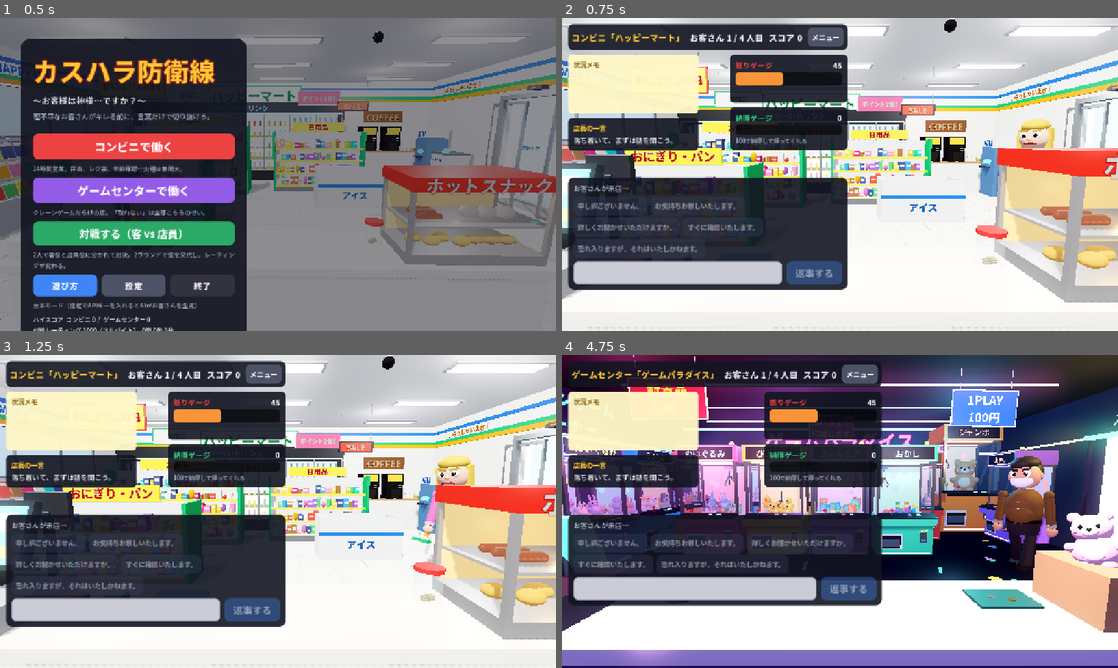
Above: before the commit, frames 1-4 (two rows, left to right).
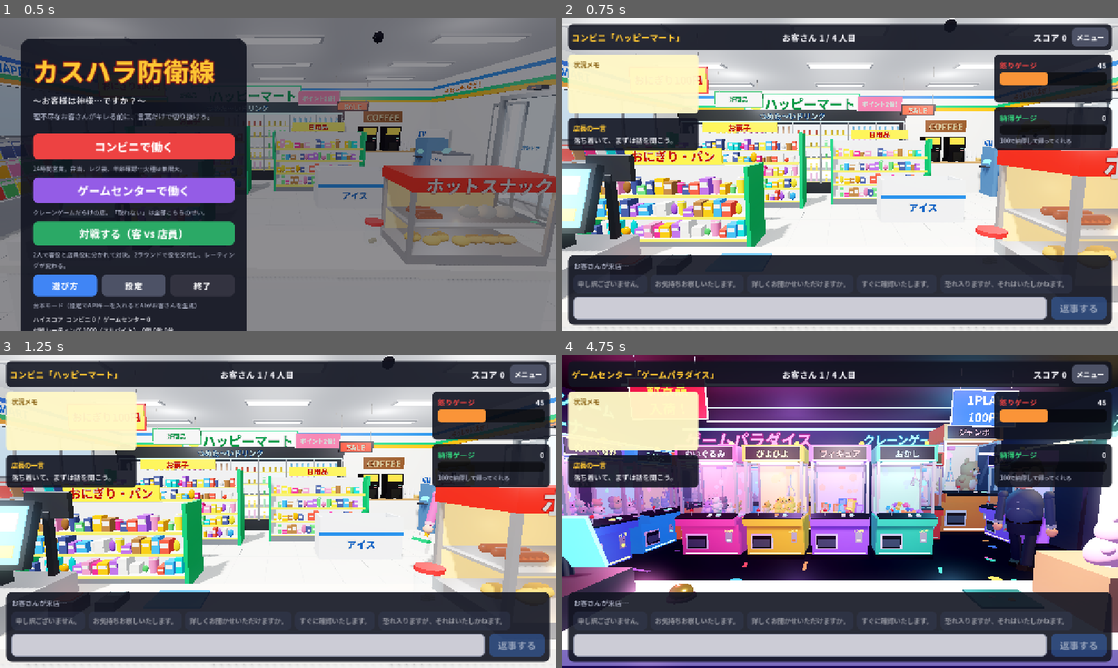
Above: after the commit, the same moments.

Repository: chirk2926/cus-hara
Game: Godot game, scene res://scenes/main.tscn
The game is run twice, just before and just after one commit, with the same random seed, the same clock (stepped at 60 frames per second) and the same inputs.
Inputs:
- Up to frame 1 (0.5 s): no input
- Up to frame 2 (0.75 s): click "コンビニで働く" at 0.5 s
- Up to frame 3 (1.25 s): no input
- Up to frame 4 (4.75 s): click "メニュー" at 1.25 s; click "つづける" at 2 s; click "メニュー" at 2.75 s; click "タイトルへ戻る" at 3.5 s; click "ゲームセンターで働く" at 4.25 s

Frame 1 is identical in both runs. In frame 2, 49% of the frame differs, in the area x 1-99%, y 1-99%; in frame 3, 49%; in frame 4, 56%, in the area x 0-100%, y 1-99%.

Commit message:
HUDが画面幅に広がらない不具合を修正、吹き出しを顔の下へ移動、ゲームセンターの看板配置と金属の質感を調整 [shots]
Co-Authored-By: Claude Fable 5.2 <noreply@anthropic.com>
Claude-Session: https://claude.ai/code/session_01JYwB7s6GDQVgQByaD9m4SW

Diff:
--- a/scripts/arcade_stage.gd
+++ b/scripts/arcade_stage.gd
@@ -223,7 +223,10 @@
 	_box(self, Vector3(0.03, 0.05, 3.2), Vector3(4.98, 2.35, -5.35), _mat(Color(1.0, 0.82, 0.25), 3.0))
 
 	# 奥の壁の大看板
-	_text(self, "ゲームパラダイス", Vector3(0.0, 2.76, -6.96), 200, 0.003, Color(1.0, 0.45, 0.78), Color(0.35, 0.0, 0.25))
+	# 大看板はお客さんの頭に隠れないよう、中央を避けて左右に分ける
+	_text(self, "ゲームパラダイス", Vector3(-2.9, 2.8, -6.96), 170, 0.003, Color(1.0, 0.45, 0.78), Color(0.35, 0.0, 0.25))
+	_text(self, "クレーンゲーム", Vector3(2.0, 2.8, -6.96), 120, 0.003, Color(0.45, 0.9, 1.0), Color(0.0, 0.2, 0.35))
+	_poster("取れるまで\n応援します", Vector3(-4.97, 1.5, -6.2), 90.0, Color(0.75, 0.2, 0.6), Color(1.0, 1.0, 1.0))
 	var zone: Label3D = _text(self, "クレーンゲーム\nコーナー", Vector3(-4.96, 2.78, -3.2), 120, 0.0026, Color(0.45, 0.9, 1.0), Color(0.0, 0.2, 0.35))
 	zone.rotation_degrees = Vector3(0.0, 90.0, 0.0)
 
@@ -236,7 +239,6 @@
 	# 天井から吊るしたPOP
 	_hanging_pop("新景品\n入荷！", Vector3(-2.3, 2.62, -1.9), Color(1.0, 0.82, 0.25), Color(0.75, 0.1, 0.2))
 	_hanging_pop("1PLAY\n100円", Vector3(2.2, 2.62, -2.4), Color(1.0, 1.0, 1.0), Color(0.15, 0.35, 0.9))
-	_hanging_pop("取れるまで\n応援します", Vector3(-0.2, 2.7, -4.4), Color(1.0, 1.0, 1.0), Color(0.75, 0.2, 0.6))
 
 	# 貼り紙
 	_poster("夜間の年少者の\n入場について", Vector3(4.97, 1.55, -1.4), -90.0, Color(0.95, 0.95, 0.9), Color(0.75, 0.1, 0.1))
@@ -326,7 +328,8 @@
 	var body: StandardMaterial3D = _mat(col, 0.0, 0.45)
 	var dark: StandardMaterial3D = _mat(Color(0.08, 0.08, 0.12), 0.0, 0.5)
 	var white: StandardMaterial3D = _mat(Color(0.95, 0.95, 0.97), 0.0, 0.4)
-	var chrome: StandardMaterial3D = _mat(Color(0.85, 0.87, 0.9), 0.0, 0.18, 0.9)
+	# 金属部品。映り込む物が少ない暗い店内でも銀色に見えるよう、金属度は控えめにする
+	var chrome: StandardMaterial3D = _mat(Color(0.88, 0.9, 0.94), 0.12, 0.3, 0.45)
 	var neon: StandardMaterial3D = _mat(accent, 2.6)
 	var blink: StandardMaterial3D = _new_mat(accent, 2.0)
 	_blink_mats.append({"mat": blink, "phase": _rng.randf_range(0.0, 6.28), "speed": _rng.randf_range(2.0, 5.0)})
--- a/scripts/hud.gd
+++ b/scripts/hud.gd
@@ -51,7 +51,7 @@
 
 
 func _ready() -> void:
-	set_anchors_preset(Control.PRESET_FULL_RECT)
+	set_anchors_and_offsets_preset(Control.PRESET_FULL_RECT)
 	mouse_filter = Control.MOUSE_FILTER_IGNORE
 	_build()
 	set_quick_phrases(DEFAULT_PHRASES)
@@ -60,7 +60,7 @@
 
 func _build() -> void:
 	var margin: MarginContainer = MarginContainer.new()
-	margin.set_anchors_preset(Control.PRESET_FULL_RECT)
+	margin.set_anchors_and_offsets_preset(Control.PRESET_FULL_RECT)
 	margin.mouse_filter = Control.MOUSE_FILTER_IGNORE
 	for side in ["margin_left", "margin_right", "margin_top", "margin_bottom"]:
 		margin.add_theme_constant_override(side, 14)
@@ -132,6 +132,14 @@
 	center.size_flags_horizontal = Control.SIZE_EXPAND_FILL
 	center.add_theme_constant_override("separation", 8)
 	mid.add_child(center)
+	center.add_child(UI.spacer())
+	_banner = UI.label("", 44, Color.WHITE, true)
+	_banner.horizontal_alignment = HORIZONTAL_ALIGNMENT_CENTER
+	_banner.add_theme_color_override("font_outline_color", Color(0, 0, 0, 0.9))
+	_banner.add_theme_constant_override("outline_size", 12)
+	_banner.modulate = Color(1, 1, 1, 0)
+	center.add_child(_banner)
+	# 吹き出しはお客さんの顔の下（胴体のあたり）に出す。顔と店内を隠さないため。
 	_bubble = UI.panel(UI.C_PANEL_LIGHT, 18, 16, Color(0.15, 0.15, 0.2), 3)
 	center.add_child(_bubble)
 	var bubble_box: VBoxContainer = VBoxContainer.new()
@@ -139,22 +147,10 @@
 	_bubble.add_child(bubble_box)
 	_bubble_name = UI.label("", 16, UI.C_RED, true)
 	bubble_box.add_child(_bubble_name)
-	_bubble_text = UI.wrap_label("", 24, UI.C_TEXT_DARK, true)
-	_bubble_text.custom_minimum_size = Vector2(0, 72)
+	_bubble_text = UI.wrap_label("", 22, UI.C_TEXT_DARK, true)
+	_bubble_text.custom_minimum_size = Vector2(0, 66)
 	bubble_box.add_child(_bubble_text)
 	_bubble.visible = false
-	center.add_child(UI.spacer())
-	_banner = UI.label("", 44, Color.WHITE, true)
-	_banner.horizontal_alignment = HORIZONTAL_ALIGNMENT_CENTER
-	_banner.add_theme_color_override("font_outline_color", Color(0, 0, 0, 0.9))
-	_banner.add_theme_constant_override("outline_size", 12)
-	_banner.modulate = Color(1, 1, 1, 0)
-	center.add_child(_banner)
-	_echo = UI.panel(Color(0.16, 0.36, 0.72, 0.92), 14, 10)
-	center.add_child(_echo)
-	_echo_text = UI.wrap_label("", 18, Color.WHITE)
-	_echo.add_child(_echo_text)
-	_echo.visible = false
 
 	# 右: ゲージ
 	var right: VBoxContainer = VBoxContainer.new()
@@ -207,6 +203,14 @@
 	var bottom_box: VBoxContainer = VBoxContainer.new()
 	bottom_box.add_theme_constant_override("separation", 8)
 	bottom.add_child(bottom_box)
+	# 自分（または相手の店員）の直前の返答を1行で表示する
+	_echo = UI.panel(Color(0.16, 0.36, 0.72, 0.92), 10, 6)
+	bottom_box.add_child(_echo)
+	_echo_text = UI.label("", 16, Color.WHITE)
+	_echo_text.clip_text = true
+	_echo_text.text_overrun_behavior = TextServer.OVERRUN_TRIM_ELLIPSIS
+	_echo.add_child(_echo_text)
+	_echo.visible = false
 	_status = UI.label("", 16, UI.C_MUTED)
 	bottom_box.add_child(_status)
 	_quick_row = HFlowContainer.new()
--- a/scripts/main.gd
+++ b/scripts/main.gd
@@ -267,14 +267,14 @@
 
 func _build_title() -> void:
 	_title = Control.new()
-	_title.set_anchors_preset(Control.PRESET_FULL_RECT)
+	_title.set_anchors_and_offsets_preset(Control.PRESET_FULL_RECT)
 	_ui.add_child(_title)
 	var shade: ColorRect = ColorRect.new()
 	shade.color = Color(0.02, 0.02, 0.06, 0.45)
-	shade.set_anchors_preset(Control.PRESET_FULL_RECT)
+	shade.set_anchors_and_offsets_preset(Control.PRESET_FULL_RECT)
 	_title.add_child(shade)
 	var margin: MarginContainer = MarginContainer.new()
-	margin.set_anchors_preset(Control.PRESET_FULL_RECT)
+	margin.set_anchors_and_offsets_preset(Control.PRESET_FULL_RECT)
 	for side in ["margin_left", "margin_right", "margin_top", "margin_bottom"]:
 		margin.add_theme_constant_override(side, 48)
 	_title.add_child(margin)
@@ -338,14 +338,14 @@
 func _open_overlay(title_text: String, width: int = 640) -> VBoxContainer:
 	_close_overlay()
 	_overlay = Control.new()
-	_overlay.set_anchors_preset(Control.PRESET_FULL_RECT)
+	_overlay.set_anchors_and_offsets_preset(Control.PRESET_FULL_RECT)
 	_ui.add_child(_overlay)
 	var shade: ColorRect = ColorRect.new()
 	shade.color = Color(0, 0, 0, 0.62)
-	shade.set_anchors_preset(Control.PRESET_FULL_RECT)
+	shade.set_anchors_and_offsets_preset(Control.PRESET_FULL_RECT)
 	_overlay.add_child(shade)
 	var center: CenterContainer = CenterContainer.new()
-	center.set_anchors_preset(Control.PRESET_FULL_RECT)
+	center.set_anchors_and_offsets_preset(Control.PRESET_FULL_RECT)
 	_overlay.add_child(center)
 	var card: PanelContainer = UI.panel(Color(0.08, 0.09, 0.15, 0.98), 20, 26, Color(1, 1, 1, 0.15), 2)
 	card.custom_minimum_size = Vector2(width, 0)
@@ -764,11 +764,22 @@
 		_cam_override_target = Vector3(-1.9, 1.35, -3.7)
 		await _wait(0.4)
 		await _shot(dir, s + "_5_back")
-		_cam_override_pos = Vector3(0.9, 1.5, -0.2)
-		_cam_override_target = Vector3(0.0, 1.35, -0.35)
-		display_anger = 90.0
-		await _wait(1.2)
-		await _shot(dir, s + "_6_face")
+		_cam_override_pos = Vector3(0.45, 1.5, 0.75)
+		_cam_override_target = Vector3(0.0, 1.45, -0.35)
+		display_anger = 0.0
+		await _wait(1.5)
+		await _shot(dir, s + "_6_face_calm")
+		display_anger = 70.0
+		await _wait(1.5)
+		await _shot(dir, s + "_7_face_angry")
+		display_anger = 100.0
+		customer_react("explode")
+		await _wait(0.5)
+		await _shot(dir, s + "_8_face_explode")
+		_cam_override_pos = Vector3(2.6, 1.6, -3.6)
+		_cam_override_target = Vector3(3.55, 1.5, -6.15)
+		await _wait(0.4)
+		await _shot(dir, s + "_9_right")
 		_cam_override = false
 		_free_customer()
 	display_anger = 0.0
--- a/scripts/scenarios.gd
+++ b/scripts/scenarios.gd
@@ -6,7 +6,7 @@
 		"title": "説教好きの常連",
 		"name": "権田 剛",
 		"look": {
-			"body_color": "#8a5a3c",
+			"body_color": "#3f6b4f",
 			"skin_color": "#f1c9a5",
 			"hair_color": "#333333",
 			"hair": "short",
@@ -568,7 +568,7 @@
 		"title": "割り込み親子",
 		"name": "順番 待子",
 		"look": {
-			"body_color": "#8a6a3a",
+			"body_color": "#2f7f8f",
 			"skin_color": "#f2cdb0",
 			"hair_color": "#3a2a2a",
 			"hair": "perm",
@@ -611,7 +611,7 @@
 		"title": "深夜の親子連れ",
 		"name": "条例 遵",
 		"look": {
-			"body_color": "#6a4a2a",
+			"body_color": "#39445e",
 			"skin_color": "#e8b890",
 			"hair_color": "#222222",
 			"hair": "short",
